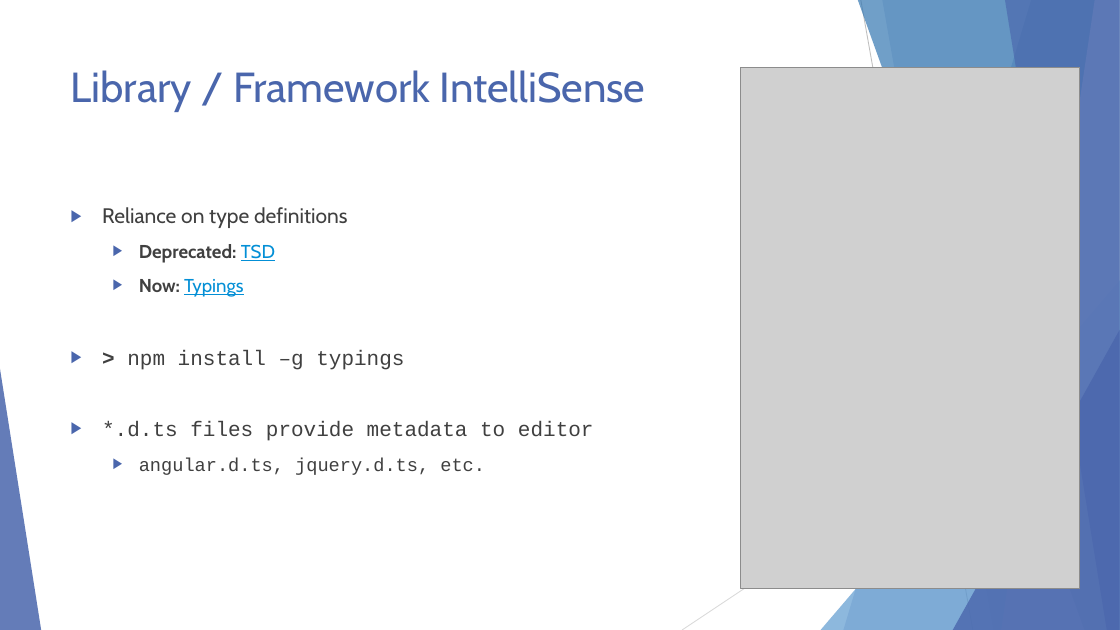
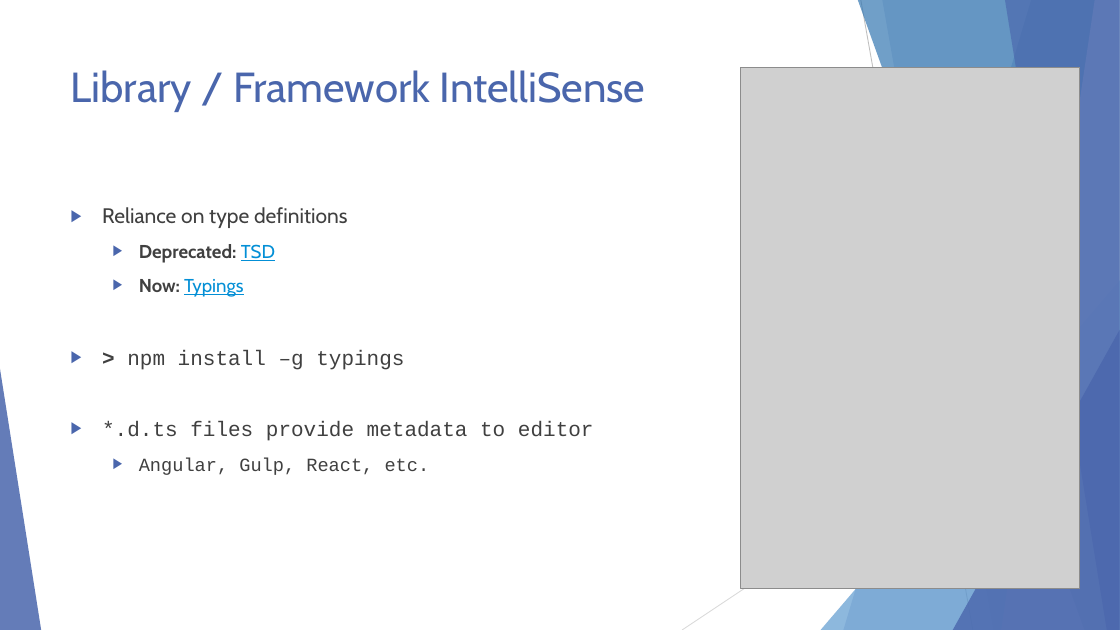
Before and after one commit to scottaddie/slide-decks, a slide deck: slide 15 of Intro to JavaScript Tooling in VS Code - devObjective.pptx. Drawn at 1120x630 pixels with LibreOffice and Linux fonts; fonts in the diff are those of the drawing; grey boxes stand for pictures. Boxes give left, top, right and bottom in pixels: in the first picture for what was removed or moved away, otherwise in the second. Text is boxed around its words. In the diff, an @@ line names an element or a change of style, - is before the commit and + after.

Commit message:
Updated typings slide

```diff
--- a/Intro to JavaScript Tooling in VS Code - devObjective.pptx
+++ b/Intro to JavaScript Tooling in VS Code - devObjective.pptx
@@ text at [139,458,430,475]: text changed @@
-  ▶ angular.d.ts, jquery.d.ts, etc.
+  ▶ Angular, Gulp, React, etc.
```
